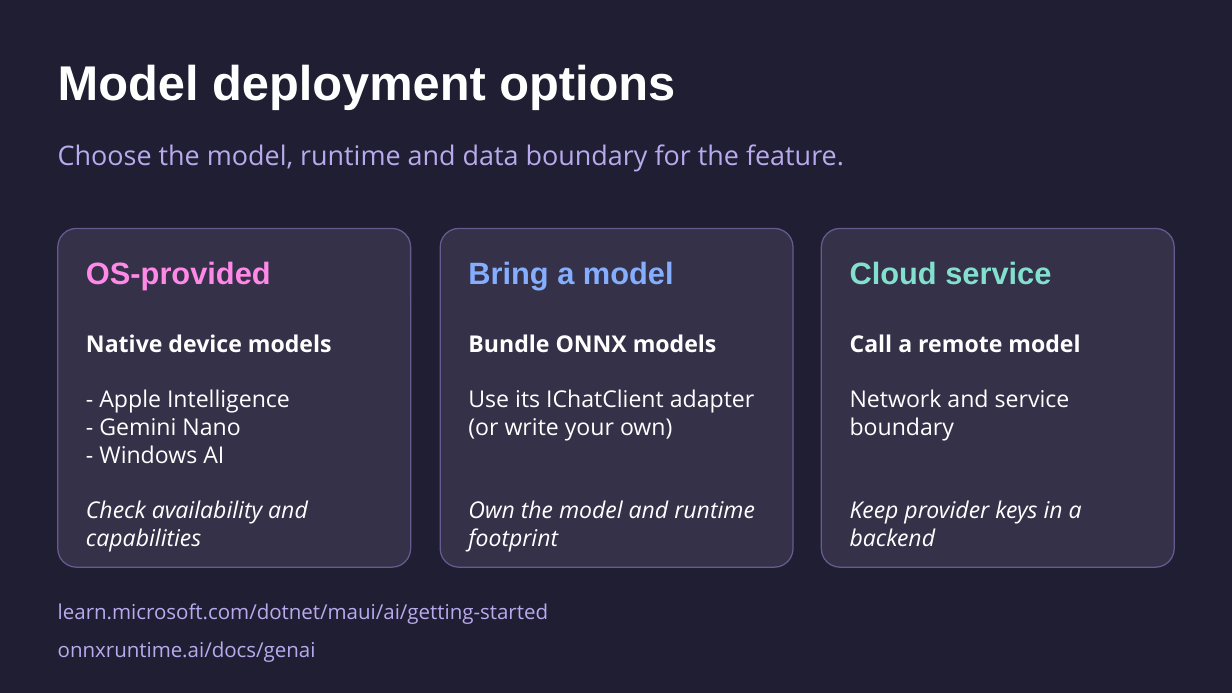
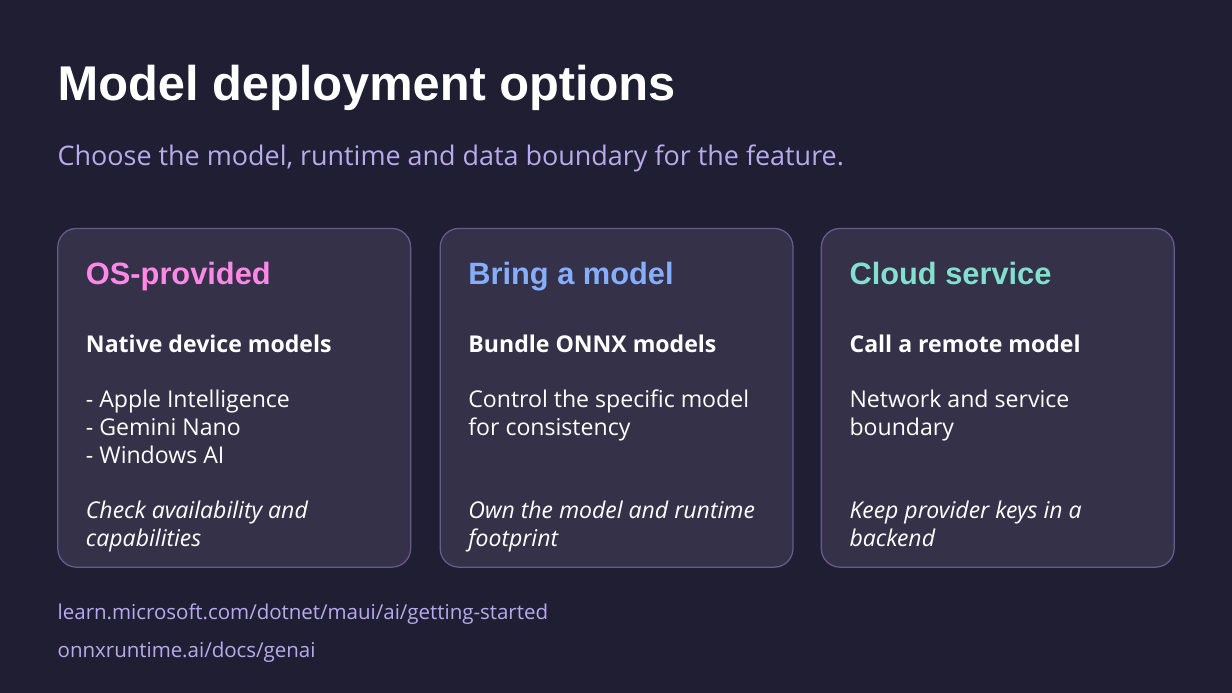
Before and after one commit to mattleibow/dotnetconf2026, a slide deck: slide 14 of slides.pptx (slide 16 before the commit). Drawn at 1232x693 pixels with LibreOffice and Linux fonts; fonts in the diff are those of the drawing. Boxes give left, top, right and bottom in pixels: in the first picture for what was removed or moved away, otherwise in the second. Text is boxed around its words. In the diff, an @@ line names an element or a change of style, - is before the commit and + after.

```diff
--- a/slides.pptx
+++ b/slides.pptx
@@ text at box(468, 389, 749, 441): text changed @@
-Use its IChatClient adapter (or write your own)
+Control the specific model for consistency
```
Also in this commit, not shown: 7 other slides changed.
